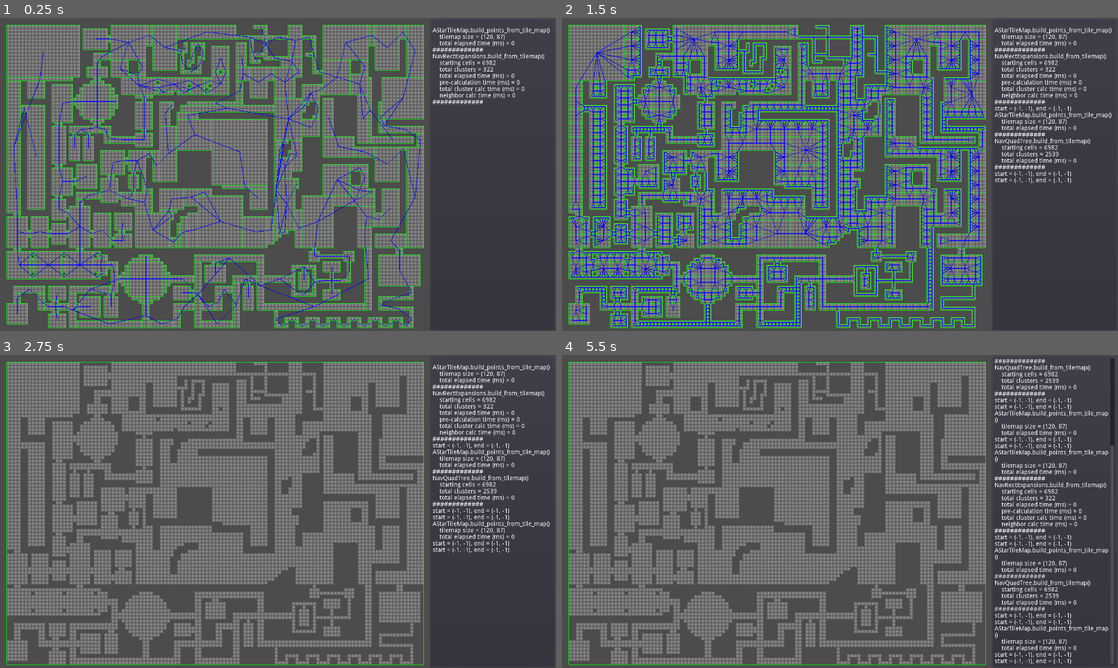
Above: before the commit, frames 1-4 (two rows, left to right).
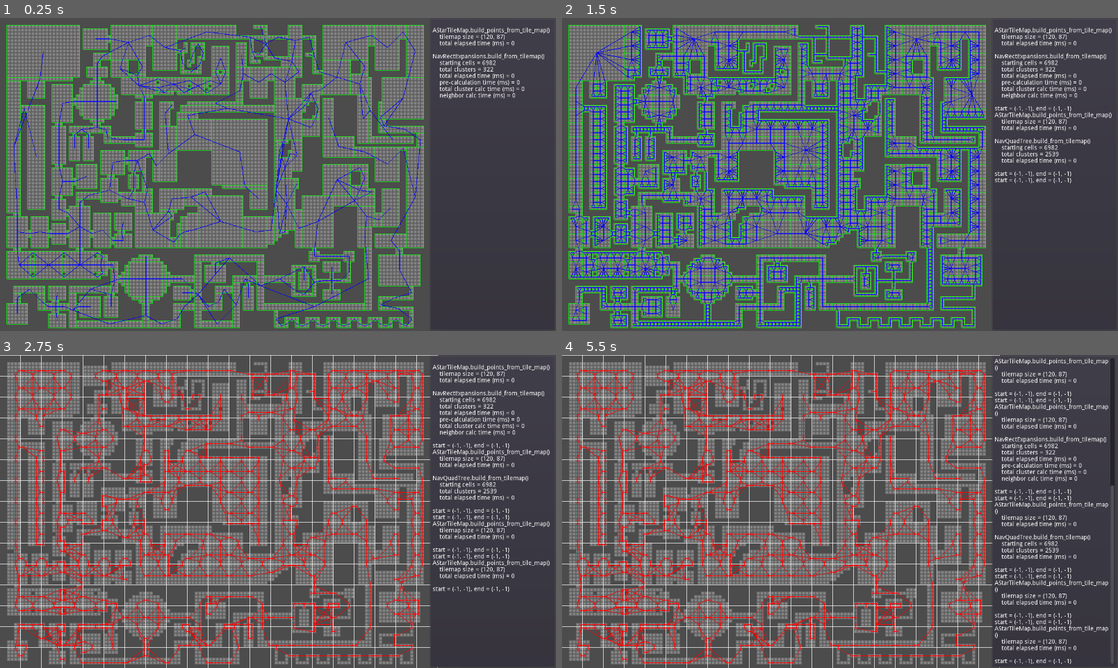
Above: after the commit, the same moments.

Repository: AtkinTC/Pathfinding
Game: Godot game, scene res://Main.tscn
Same seed, same stepped clock (60 frames per second), same inputs: the game is played once before the commit and once after it.
Inputs (mouse positions are in pixels of both pictures, inside the frame that each line leads up to):
- Up to frame 1 (0.25 s): no input
- Up to frame 2 (1.5 s): tap Enter (ui_accept) at 0.5, 0.77, 1.25 s; move the mouse to (962, 158) at 0.52 s; hold 1 (ui_1) 0.53-1.28 s; tap 2 (ui_2) at 0.8, 1.35 s; move the mouse to (728, 190) at 1.27 s
- Up to frame 3 (2.75 s): tap Enter (ui_accept) at 1.52, 2 s; tap 3 (ui_3) at 1.55 s; move the mouse to (333, 442) at 2.02 s; hold 3 (ui_3) from 2.03 s (still down); tap 4 (ui_4) at 2.3 s
- Up to frame 4 (5.5 s): tap Enter (ui_accept) at 2.75, 3.02, 3.5, 3.77, 4.25, 4.52 s; move the mouse to (812, 574) at 2.77 s; release 3 (ui_3) at 2.78 s; tap 4 (ui_4) at 2.85, 5.3 s; tap 1 (ui_1) at 3.05 s; move the mouse to (1006, 558) at 3.52 s; hold 1 (ui_1) 3.53-4.28 s; tap 2 (ui_2) at 3.8, 4.35 s; move the mouse to (673, 464) at 4.27 s; tap 3 (ui_3) at 4.55 s; move the mouse to (867, 511) at 5.02 s; hold 3 (ui_3) from 5.03 s (still down)

The runs differ from the first frame. In frame 1, 0.2% of the frame differs, in the area x 77-87%, y 9-28%; in frame 2, 0.3%; in frame 3, 14%; in frame 4, 18%, in the area x 0-100%, y 0-100%.

Commit message:
added new Chunk and Node based pathfinding and test setup
- works but is very slow and inefficient, lots of room for improvement

Diff:
--- a/Project_Godot3/Scripts/AStarTileMap.gd
+++ b/Project_Godot3/Scripts/AStarTileMap.gd
@@ -31,6 +31,7 @@
 		print_array.append("AStarTileMap.build_points_from_tile_map()")
 		print_array.append(str("\ttilemap size = ", tile_map.get_used_rect().size))
 		print_array.append(str("\ttotal elapsed time (ms) = ", end_time - start_time))
+		print_array.append("")
 
 func run(start: Vector2, goal: Vector2):
 	return get_point_path(coord_to_id(start), coord_to_id(goal))
--- /dev/null
+++ b/Project_Godot3/Scripts/Graph.gd
@@ -0,0 +1,50 @@
+class_name Graph
+
+var ids = []
+var nodes = []
+var connections = {}
+
+func insert_node(node_id: int, node):
+	if(ids.has(node_id)):
+		return false
+
+	var insert_index = nodes.bsearch(node_id, false)
+	ids.insert(insert_index, node_id)
+	nodes.insert(insert_index, node)
+
+func connect_nodes(node_id_a: int, node_id_b: int, distance: float = 1.0):
+	if(!ids.has(node_id_a) || !ids.find(node_id_b)):
+		return false
+
+	var connections_a: Dictionary = connections.get(node_id_a, {})
+	connections_a[node_id_b] = distance
+	connections[node_id_a] = connections_a
+
+	var connections_b: Dictionary = connections.get(node_id_b, {})
+	connections_b[node_id_a] = distance
+	connections[node_id_b] = connections_b
+
+func has_node(node_id: int):
+	return ids.has(node_id)
+
+func get_node(node_id: int):
+	var index = ids.find(node_id)
+	if(index == -1):
+		return null
+	return nodes[index]
+
+func get_node_ids() -> Array:
+	return ids
+
+func get_nodes() -> Array:
+	return nodes
+
+func get_connections(node_id: int) -> Dictionary:
+	if(!ids.has(node_id)):
+		return {}
+	return connections.get(node_id, {})
+
+func has_connection(node_id_a: int, node_id_b: int) -> bool:
+	if(!ids.has(node_id_a) || !ids.has(node_id_b)):
+		return false
+	return (connections.get(node_id_a, {}).has(node_id_b) || connections.get(node_id_b, {}).has(node_id_a))
--- a/Project_Godot3/Scripts/Main.gd
+++ b/Project_Godot3/Scripts/Main.gd
@@ -52,6 +52,11 @@
 			switch_mode(GRAPH_TYPE.TILEMAP)
 		trigger_path_calculation()
 
+	if(event.is_action_pressed("ui_4")):
+		if(current_graph != GRAPH_TYPE.CHUNK):
+			switch_mode(GRAPH_TYPE.CHUNK)
+		trigger_path_calculation()
+
 func batch_path_calculation_test(runs: int):
 	var start_time = OS.get_ticks_msec()
 
@@ -86,6 +91,9 @@
 			nav_test_units[GRAPH_TYPE.TILEMAP] = NavTestUnit.new()
 			nav_test_units[GRAPH_TYPE.TILEMAP].set_nav_graph(FakeNavClusterGraph.new())
 
+		elif(graph_type == GRAPH_TYPE.CHUNK):
+			nav_test_units[GRAPH_TYPE.CHUNK] = NavChunksTestUnit.new()
+
 		var print_array := []
 		nav_test_units[graph_type].set_tile_map(tile_map)
 		nav_test_units[graph_type].setup_astar(print_array)
--- /dev/null
+++ b/Project_Godot3/Scripts/NavChunksGraph.gd
@@ -0,0 +1,199 @@
+class_name NavChunksGraph
+
+class Chunk:
+	var id: Vector2
+	var topleft: Vector2
+	var dim: Vector2
+
+	var inner_nodes := {}
+
+	var closest_node_map := {}
+
+	func _init(_id: Vector2, _topleft: Vector2, _dim: Vector2):
+		id = _id
+		topleft = _topleft
+		dim = _dim
+
+	func add_node(inner_node: InnerNode):
+		inner_nodes[inner_node.id] = inner_node
+
+	func get_closest_inner_node_id(coordv: Vector2):
+		return closest_node_map.get(coordv)
+
+class InnerNode:
+	var id: int
+	var chunk_id: Vector2
+	var pos: Vector2
+
+	func _init(_id: int, _chunk_id: Vector2, _pos: Vector2):
+		id = _id
+		chunk_id = _chunk_id
+		pos = _pos
+
+var chunks := {}
+
+var nodes_graph := Graph.new()
+
+var chunk_size := Vector2(4,4)
+
+func reset():
+	chunks = {}
+	nodes_graph = Graph.new()
+
+func get_chunk_size() -> Vector2:
+	return chunk_size
+
+func get_chunk(id: Vector2):
+	return chunks.get(id)
+
+func get_chunks_dict() -> Dictionary:
+	return chunks
+
+func get_nodes_graph() -> Graph:
+	return nodes_graph
+
+func get_chunk_id_containing_coord(coordv: Vector2):
+	var chunk_coord = Vector2(floor(coordv.x/chunk_size.x), floor(coordv.y/chunk_size.y))
+	if(chunks.has(chunk_coord)):
+		return chunk_coord
+	return null
+
+func build_from_tilemap(tilemap: TileMap, print_array = null):
+	chunks = {}
+
+	var grid_2d := Utils.tilemap_to_array2d(tilemap)
+	var tilemap_rect := tilemap.get_used_rect()
+
+	var tile_map_size := tilemap_rect.position + tilemap_rect.size
+
+	var chunked_grid_size := Vector2(ceil(tile_map_size.x/chunk_size.x), ceil(tile_map_size.y/chunk_size.y))
+
+	for x in range(chunked_grid_size.x):
+		for y in range(chunked_grid_size.y):
+
+			var topleft = Vector2(x,y)*chunk_size
+			var traversable := false
+			for inner_x in range(topleft.x, min(topleft.x + chunk_size.x, tilemap_rect.size.x)):
+				for inner_y in range(topleft.y, min(topleft.y + chunk_size.y, tilemap_rect.size.y)):
+					if(grid_2d[topleft.x][topleft.y] > 0):
+						traversable = true
+						break
+
+			var chunk := Chunk.new(Vector2(x,y), topleft, chunk_size)
+			chunks[Vector2(x,y)] = chunk
+
+	for x in range(chunked_grid_size.x):
+		for y in range(chunked_grid_size.y):
+			var chunk: Chunk = chunks[Vector2(x,y)]
+
+			var nw = Vector2(x,y) * chunk_size
+			var se = nw + chunk_size - Vector2.ONE
+
+			#EAST
+			var east_chunk = chunks.get(Vector2(x+1,y), null)
+			if(east_chunk != null):
+				var last_y = -1
+				for inner_y in range(chunk_size.y+1):
+					if(se.x+1 >= grid_2d.size()):
+						break
+					if(inner_y == chunk_size.y || nw.y+inner_y >= grid_2d[0].size()
+						|| grid_2d[se.x][nw.y+inner_y] == 0 || grid_2d[se.x+1][nw.y+inner_y] == 0):
+						#connecting span [last_y, inner_y]
+						var span_length = inner_y - last_y - 1
+						if(span_length > 0):
+							var mid_y: int = last_y + ceil(span_length/2)+1
+
+							var inner_node_pos := Vector2(chunk_size.x-1, mid_y)
+							var inner_node_id := Utils.coord_to_id(chunk.id * chunk_size + inner_node_pos)
+							var inner_node := InnerNode.new(inner_node_id, chunk.id, chunk.id * chunk_size + inner_node_pos)
+							chunk.add_node(inner_node)
+							nodes_graph.insert_node(inner_node.id, inner_node)
+
+							var east_node_pos := Vector2(0, mid_y)
+							var east_node_id := Utils.coord_to_id(east_chunk.id * chunk_size + east_node_pos)
+							var east_node := InnerNode.new(east_node_id, east_chunk.id, east_chunk.id * chunk_size + east_node_pos)
+							east_chunk.add_node(east_node)
+							nodes_graph.insert_node(east_node.id, east_node)
+
+							nodes_graph.connect_nodes(inner_node.id, east_node.id, 1)
+
+						last_y = inner_y
+
+			#SOUTH
+			var south_chunk = chunks.get(Vector2(x,y+1), null)
+			if(south_chunk != null):
+				var last_x = -1
+				for inner_x in range(chunk_size.x+1):
+					if(se.y+1 >= grid_2d[0].size()):
+						break
+					if(inner_x == chunk_size.x || nw.x+inner_x >= grid_2d.size()
+						|| grid_2d[nw.x+inner_x][se.y] == 0 || grid_2d[nw.x+inner_x][se.y+1] == 0):
+						#connecting span [last_x, inner_x]
+						var span_length = inner_x - last_x - 1
+						if(span_length > 0):
+							var mid_x: int = last_x + ceil(span_length/2)+1
+
+							var inner_node_pos := Vector2(mid_x, chunk_size.y-1)
+							var inner_node_id := Utils.coord_to_id(chunk.id * chunk_size + inner_node_pos)
+							var inner_node := InnerNode.new(inner_node_id, chunk.id, chunk.id * chunk_size + inner_node_pos)
+							chunk.add_node(inner_node)
+							nodes_graph.insert_node(inner_node.id, inner_node)
+
+
+							var south_node_pos := Vector2(mid_x, 0)
+							var south_node_id := Utils.coord_to_id(south_chunk.id * chunk_size + south_node_pos)
+							var south_node := InnerNode.new(south_node_id, south_chunk.id, south_chunk.id * chunk_size + south_node_pos)
+							south_chunk.add_node(south_node)
+							nodes_graph.insert_node(south_node.id, south_node)
+
+							nodes_graph.connect_nodes(inner_node.id, south_node.id, 1)
+						last_x = inner_x
+
+	# find node connections inside each chunk
+	for x in range(chunked_grid_size.x):
+		for y in range(chunked_grid_size.y):
+			var chunk: Chunk = chunks[Vector2(x,y)]
+			var nw = Vector2(x,y) * chunk_size
+			var se = nw + chunk_size - Vector2.ONE
+
+			if(chunk.inner_nodes.size() > 1):
+
+				#build map of closest nodes within the chunk
+				var closest_node := {}
+				var closest_node_distance := {}
+
+				for node_id in chunk.inner_nodes.keys():
+					var node: InnerNode = chunk.inner_nodes[node_id]
+					var start_cell: Vector2 = node.pos
+					var open_cell := [start_cell]
+					var cell_d := {start_cell: 0}
+
+					closest_node[start_cell] = node_id
+					closest_node_distance[start_cell] = 0
+
+					while(!open_cell.empty()):
+						var cell = open_cell.pop_front()
+						for neighbor in [cell+Vector2.RIGHT, cell+Vector2.DOWN, cell+Vector2.LEFT, cell+Vector2.UP]:
+							if(neighbor.x < nw.x || neighbor.y < nw.y || neighbor.x > se.x || neighbor.y > se.y):
+								continue
+							if(neighbor.x < 0 || neighbor.y < 0 || neighbor.x >= grid_2d.size() || neighbor.y >= grid_2d[0].size()):
+								continue
+							if(grid_2d[neighbor.x][neighbor.y] == 0):
+								continue
+							if(!cell_d.has(neighbor) || cell_d[neighbor] > cell_d[cell] + 1):
+								open_cell.append(neighbor)
+								cell_d[neighbor] = cell_d[cell] + 1
+
+								if(closest_node_distance.get(neighbor) == null || closest_node_distance.get(neighbor) > cell_d[neighbor]):
+									closest_node[neighbor] = node_id
+									closest_node_distance[neighbor] = cell_d[neighbor]
+
+					for other_node in chunk.inner_nodes.values():
+						if(other_node == node || nodes_graph.has_connection(node.id, other_node.id)):
+							continue
+						var other_cell = other_node.pos
+						if(cell_d.has(other_cell)):
+							var distance = cell_d[other_cell]
+							nodes_graph.connect_nodes(node.id, other_node.id, distance)
+
+				chunk.closest_node_map = closest_node
--- /dev/null
+++ b/Project_Godot3/Scripts/NavChunksTestUnit.gd
@@ -0,0 +1,122 @@
+extends Node
+class_name NavChunksTestUnit
+
+var tile_map: TileMap
+
+var nav_graph: NavChunksGraph = NavChunksGraph.new()
+var astar_nodes: AStar2D
+var astar_tilemap: AStarTileMap
+
+var path_node_ids := []
+var path_tiles := []
+
+func set_tile_map(_tile_map: TileMap):
+	tile_map = _tile_map
+
+func setup_astar(print_array = null):
+	if !(tile_map is TileMap):
+		return null
+	astar_tilemap = AStarTileMap.new()
+	astar_tilemap.build_points_from_tile_map(tile_map, print_array)
+
+func build_graph(print_array = null):
+	if !(nav_graph is NavChunksGraph && tile_map is TileMap):
+		return null
+
+	nav_graph.reset()
+	nav_graph.chunk_size = Vector2(6, 6)
+	nav_graph.build_from_tilemap(tile_map, print_array)
+
+	astar_nodes = AStar2D.new()
+
+	astar_nodes.clear()
+	if(nav_graph.nodes_graph.get_nodes().size() > astar_nodes.get_point_capacity()):
+		astar_nodes.reserve_space(nav_graph.nodes_graph.get_nodes().size())
+
+	for id in nav_graph.nodes_graph.get_node_ids():
+		var node: NavChunksGraph.InnerNode = nav_graph.nodes_graph.get_node(id)
+		astar_nodes.add_point(node.id, node.pos)
+
+	for id in nav_graph.nodes_graph.get_node_ids():
+		for neighbor_id in nav_graph.nodes_graph.get_connections(id):
+			if(astar_nodes.has_point(neighbor_id)):
+				astar_nodes.connect_points(id, neighbor_id)
+
+func run_navigation(_start_coord: Vector2, _end_coord: Vector2, print_array = null):
+	path_node_ids = []
+	path_tiles = []
+	if(_start_coord == _end_coord):
+		return false
+
+	var start_chunk_id = nav_graph.get_chunk_id_containing_coord(_start_coord)
+	var end_chunk_id = nav_graph.get_chunk_id_containing_coord(_end_coord)
+
+	if(start_chunk_id == null || end_chunk_id == null):
+		return false
+
+	var start_node_id = nav_graph.get_chunk(start_chunk_id).get_closest_inner_node_id(_start_coord)
+	var end_node_id = nav_graph.get_chunk(end_chunk_id).get_closest_inner_node_id(_end_coord)
+
+	if(start_node_id == null || end_node_id == null):
+		return false
+
+	path_node_ids = astar_nodes.get_id_path(start_node_id, end_node_id)
+
+	for i in range(path_node_ids.size()):
+		var node_id = path_node_ids[i]
+		var path := []
+
+		var point_a: Vector2
+		if(i == 0):
+			point_a = _start_coord
+		else:
+			point_a = path_tiles[-1]
+
+		var point_b: Vector2
+		if(i >= path_node_ids.size()-2):
+			point_b = _end_coord
+		else:
+			var next_node: NavChunksGraph.InnerNode = nav_graph.nodes_graph.get_node(path_node_ids[i+1])
+			point_b = next_node.pos
+
+		path = astar_tilemap.run(point_a, point_b)
+		path_tiles.append_array(path)
+
+	if(print_array is Array):
+		print_array.append(str("# of nodes in path = ", path_node_ids.size()))
+		print_array.append(str("# of tiles in path = ", path_tiles.size()))
+	return true
+
+func draw(node: Node, tile_dim: Vector2) -> void:
+	var highlight := Color.green
+	highlight.a = 0.25
+
+	var highlight2 := Color.yellow
+	highlight2.a = 0.33
+
+	var highlight3 := Color.red
+	highlight3.a = 0.25
+
+	# highlight the individual map tiles that are touched by the route
+	for cell in path_tiles:
+		node.draw_rect(Rect2(cell * tile_dim, tile_dim), highlight2, true)
+
+	for chunk_id in nav_graph.get_chunks_dict().keys():
+		var chunk: NavChunksGraph.Chunk = nav_graph.get_chunks_dict()[chunk_id]
+		node.draw_rect(Rect2(chunk.topleft*tile_dim, nav_graph.get_chunk_size()*tile_dim), Color.white, false)
+
+	for id in nav_graph.nodes_graph.get_node_ids():
+		var i_node: NavChunksGraph.InnerNode = nav_graph.nodes_graph.get_node(id)
+		var mid: Vector2 = (i_node.pos + Vector2(0.5, 0.5)) * tile_dim
+		node.draw_circle(mid, tile_dim.x/3, Color(1,0,0,0.5))
+
+		for n_id in nav_graph.nodes_graph.get_connections(id):
+			var n_node: NavChunksGraph.InnerNode = nav_graph.nodes_graph.get_node(n_id)
+			var n_mid: Vector2 = (n_node.pos + Vector2(0.5, 0.5)) * tile_dim
+			node.draw_line(mid, n_mid, Color(1,0,0,1), 1.1)
+
+	# draw path map-tile to map-tile
+	for i in range(path_tiles.size()-1):
+		var center_a: Vector2 = path_tiles[i]*tile_dim + tile_dim/2
+		var center_b: Vector2 = path_tiles[i+1]*tile_dim + tile_dim/2
+		node.draw_line(center_a, center_b, Color.darkgreen, 2)
--- a/Project_Godot3/Scripts/NavQuadTree.gd
+++ b/Project_Godot3/Scripts/NavQuadTree.gd
@@ -107,12 +107,11 @@
 
 	var end_time = OS.get_ticks_msec()
 	if(print_array is Array):
-		print_array.append("#############")
 		print_array.append("NavQuadTree.build_from_tilemap()")
 		print_array.append(str("\tstarting cells = ", tilemap.get_used_cells().size()))
 		print_array.append(str("\ttotal clusters = ", clusters.size()))
 		print_array.append(str("\ttotal elapsed time (ms) = ", end_time - start_time))
-		print_array.append("#############")
+		print_array.append("")
 
 func process_cell(cell: QuadCell):
 	var traversable_found := false
--- a/Project_Godot3/Scripts/NavRectExpansion.gd
+++ b/Project_Godot3/Scripts/NavRectExpansion.gd
@@ -76,7 +76,6 @@
 	var end_time = OS.get_ticks_msec()
 
 	if(print_array is Array):
-		print_array.append("#############")
 		print_array.append("NavRectExpansions.build_from_tilemap()")
 		print_array.append(str("\tstarting cells = ", tilemap.get_used_cells().size()))
 		print_array.append(str("\ttotal clusters = ", clusters.size()))
@@ -84,7 +83,7 @@
 		print_array.append(str("\tpre-calculation time (ms) = ", end_time_precalc - start_time_precalc))
 		print_array.append(str("\ttotal cluster calc time (ms) = ", end_time_calc - start_time_calc))
 		print_array.append(str("\tneighbor calc time (ms) = ", end_time_neighbors - start_time_neighbors))
-		print_array.append("#############")
+		print_array.append("")
 
 # calculate a heuristic score for the cell
 # a higher score indicates this cell has a higher priority for cluster creation
--- a/Project_Godot3/Scripts/Utils.gd
+++ b/Project_Godot3/Scripts/Utils.gd
@@ -44,11 +44,11 @@
 	else:
 		return Vector2(p0.x + t.y*v.x, e.y)
 
-static func coord_to_id(coordv: Vector2):
+static func coord_to_id(coordv: Vector2) -> int:
 	# Cantor Pairing function
-	return (coordv.x + coordv.y) * (coordv.x + coordv.y + 1)/2 + coordv.y
+	return ((coordv.x + coordv.y) * (coordv.x + coordv.y + 1)/2 + coordv.y) as int
 
-static func id_to_coord(id: int):
+static func id_to_coord(id: int) -> Vector2:
 	# Inverted Cantor Pairing function
 	var w = floor((sqrt(8*id+1) - 1)/2)
 	var t = (pow(w,2) + w)/2
--- a/Project_Godot3/project.godot
+++ b/Project_Godot3/project.godot
@@ -25,9 +25,24 @@
 "path": "res://Scripts/FakeNavClusterGraph.gd"
 }, {
 "base": "Reference",
+"class": "Graph",
+"language": "GDScript",
+"path": "res://Scripts/Graph.gd"
+}, {
+"base": "Reference",
 "class": "InnerClusterNavigation",
 "language": "GDScript",
 "path": "res://Scripts/InnerClusterNavigation.gd"
+}, {
+"base": "Reference",
+"class": "NavChunksGraph",
+"language": "GDScript",
+"path": "res://Scripts/NavChunksGraph.gd"
+}, {
+"base": "Node",
+"class": "NavChunksTestUnit",
+"language": "GDScript",
+"path": "res://Scripts/NavChunksTestUnit.gd"
 }, {
 "base": "Reference",
 "class": "NavCluster",
@@ -73,7 +88,10 @@
 "AStarClusters": "",
 "AStarTileMap": "",
 "FakeNavClusterGraph": "",
+"Graph": "",
 "InnerClusterNavigation": "",
+"NavChunksGraph": "",
+"NavChunksTestUnit": "",
 "NavCluster": "",
 "NavClusterGraph": "",
 "NavGrid": "",
